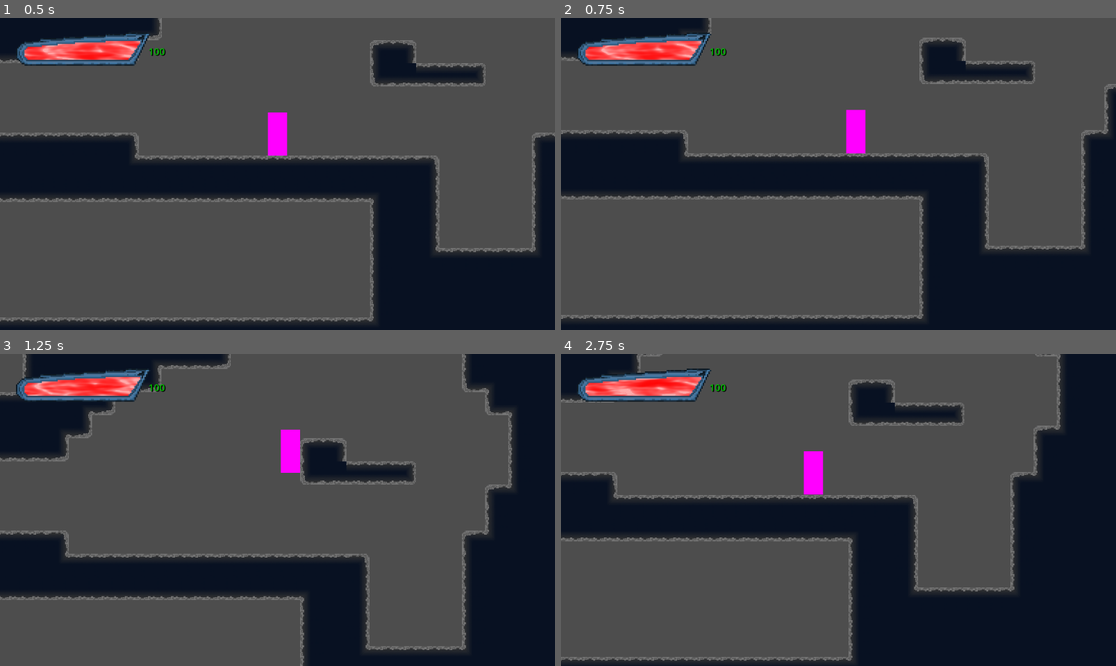
Above: before the commit, frames 1-4 (two rows, left to right).
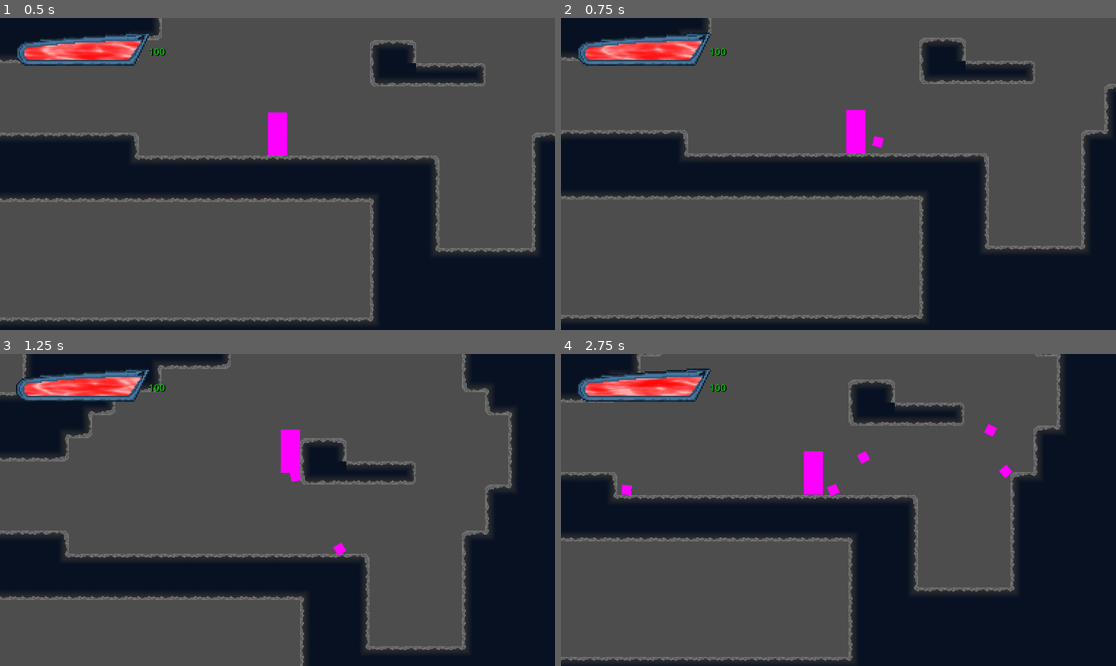
Above: after the commit, the same moments.

Repository: thebrightspark/PirateJam16-Game
Game: Godot game, scene res://Levels/main_test.tscn
The game is run twice, just before and just after one commit, with the same random seed, the same clock (stepped at 60 frames per second) and the same inputs.
Inputs (mouse positions are in pixels of both pictures, inside the frame that each line leads up to):
- Up to frame 1 (0.5 s): no input
- Up to frame 2 (0.75 s): move the mouse to (960, 158) at 0.52 s; press the mouse at (960, 158) at 0.53 s; hold D (Right) from 0.53 s (still down)
- Up to frame 3 (1.25 s): keep holding D (Right); tap Space (Jump) at 0.77, 0.8, 1.07 s
- Up to frame 4 (2.75 s): move the mouse to (727, 525) at 1.27 s; release the mouse at (727, 525) at 1.28 s; tap Space (Jump) at 1.35, 1.52, 1.82, 2.3 s; click (727, 525) at 1.55 s; move the mouse to (894, 441) at 2.02 s; release D (Right) at 2.03 s; press the mouse at (894, 441) at 2.03 s; hold A (Left) from 2.03 s (still down)

Frame 1 is identical in both runs. In frame 2, less than 0.1% of the frame differs, in the area x 56-59%, y 37-42%; in frame 3, 0.1%; in frame 4, 0.3%, in the area x 10-82%, y 22-46%.

Commit message:
Added basic attack projectile

Diff:
--- a/Levels/main_test.tscn
+++ b/Levels/main_test.tscn
@@ -118,151 +118,152 @@
 
 [node name="BakedCollisions" type="StaticBody2D" parent="TileMapLayer"]
 visible = false
+collision_layer = 2
+collision_mask = 57
 script = ExtResource("1_05fr6")
 tilemaplayers_nodepaths = Array[NodePath]([NodePath("..")])
 
 [node name="CollisionShape2D" type="CollisionShape2D" parent="TileMapLayer/BakedCollisions"]
 position = Vector2(-540, 0)
-shape = SubResource("RectangleShape2D_12780")
+shape = SubResource("RectangleShape2D_yb15w")
 
 [node name="CollisionShape2D2" type="CollisionShape2D" parent="TileMapLayer/BakedCollisions"]
 position = Vector2(-528, 108)
-shape = SubResource("RectangleShape2D_48q17")
+shape = SubResource("RectangleShape2D_0pcgc")
 
 [node name="CollisionShape2D3" type="CollisionShape2D" parent="TileMapLayer/BakedCollisions"]
 position = Vector2(-516, -216)
-shape = SubResource("RectangleShape2D_fs4nr")
+shape = SubResource("RectangleShape2D_dm853")
 
 [node name="CollisionShape2D4" type="CollisionShape2D" parent="TileMapLayer/BakedCollisions"]
 position = Vector2(-516, 144)
-shape = SubResource("RectangleShape2D_1ea3q")
+shape = SubResource("RectangleShape2D_wmawt")
 
 [node name="CollisionShape2D5" type="CollisionShape2D" parent="TileMapLayer/BakedCollisions"]
 position = Vector2(-504, -276)
-shape = SubResource("RectangleShape2D_ctf7f")
+shape = SubResource("RectangleShape2D_6e60u")
 
 [node name="CollisionShape2D6" type="CollisionShape2D" parent="TileMapLayer/BakedCollisions"]
 position = Vector2(-492, -324)
-shape = SubResource("RectangleShape2D_qqqrr")
+shape = SubResource("RectangleShape2D_i8lw3")
 
 [node name="CollisionShape2D7" type="CollisionShape2D" parent="TileMapLayer/BakedCollisions"]
 position = Vector2(-420, -372)
-shape = SubResource("RectangleShape2D_8255d")
+shape = SubResource("RectangleShape2D_egpo6")
 
 [node name="CollisionShape2D8" type="CollisionShape2D" parent="TileMapLayer/BakedCollisions"]
 position = Vector2(-396, -396)
-shape = SubResource("RectangleShape2D_js5bj")
+shape = SubResource("RectangleShape2D_ortc1")
 
 [node name="CollisionShape2D9" type="CollisionShape2D" parent="TileMapLayer/BakedCollisions"]
 position = Vector2(-372, -108)
-shape = SubResource("RectangleShape2D_h7ihk")
+shape = SubResource("RectangleShape2D_e1gsm")
 
 [node name="CollisionShape2D10" type="CollisionShape2D" parent="TileMapLayer/BakedCollisions"]
 position = Vector2(-360, -132)
-shape = SubResource("RectangleShape2D_8vb0i")
+shape = SubResource("RectangleShape2D_fnrk6")
 
 [node name="CollisionShape2D11" type="CollisionShape2D" parent="TileMapLayer/BakedCollisions"]
 position = Vector2(-348, -156)
-shape = SubResource("RectangleShape2D_sa4nt")
+shape = SubResource("RectangleShape2D_j4tmk")
 
 [node name="CollisionShape2D12" type="CollisionShape2D" parent="TileMapLayer/BakedCollisions"]
 position = Vector2(-324, -420)
-shape = SubResource("RectangleShape2D_vcqnm")
+shape = SubResource("RectangleShape2D_ay6v4")
 
 [node name="CollisionShape2D13" type="CollisionShape2D" parent="TileMapLayer/BakedCollisions"]
 position = Vector2(-300, -12)
-shape = SubResource("RectangleShape2D_6r2qh")
+shape = SubResource("RectangleShape2D_511ye")
 
 [node name="CollisionShape2D14" type="CollisionShape2D" parent="TileMapLayer/BakedCollisions"]
 position = Vector2(-144, 24)
-shape = SubResource("RectangleShape2D_liy1e")
+shape = SubResource("RectangleShape2D_ycn7k")
 
 [node name="CollisionShape2D15" type="CollisionShape2D" parent="TileMapLayer/BakedCollisions"]
 position = Vector2(-120, -180)
-shape = SubResource("RectangleShape2D_topfj")
+shape = SubResource("RectangleShape2D_c5x3p")
 
 [node name="CollisionShape2D16" type="CollisionShape2D" parent="TileMapLayer/BakedCollisions"]
 position = Vector2(-84, -216)
-shape = SubResource("RectangleShape2D_e22ax")
+shape = SubResource("RectangleShape2D_7oqyd")
 
 [node name="CollisionShape2D17" type="CollisionShape2D" parent="TileMapLayer/BakedCollisions"]
 position = Vector2(-72, -492)
-shape = SubResource("RectangleShape2D_4thaf")
+shape = SubResource("RectangleShape2D_n4og6")
 
 [node name="CollisionShape2D18" type="CollisionShape2D" parent="TileMapLayer/BakedCollisions"]
 position = Vector2(-72, -252)
-shape = SubResource("RectangleShape2D_os65a")
+shape = SubResource("RectangleShape2D_cmk7l")
 
 [node name="CollisionShape2D19" type="CollisionShape2D" parent="TileMapLayer/BakedCollisions"]
 position = Vector2(-72, 228)
-shape = SubResource("RectangleShape2D_80fjq")
+shape = SubResource("RectangleShape2D_a8wix")
 
 [node name="CollisionShape2D20" type="CollisionShape2D" parent="TileMapLayer/BakedCollisions"]
 position = Vector2(-60, -276)
-shape = SubResource("RectangleShape2D_7m5i6")
+shape = SubResource("RectangleShape2D_igg8o")
 
 [node name="CollisionShape2D21" type="CollisionShape2D" parent="TileMapLayer/BakedCollisions"]
 position = Vector2(120, -108)
-shape = SubResource("RectangleShape2D_fbvgk")
+shape = SubResource("RectangleShape2D_at4lq")
 
 [node name="CollisionShape2D22" type="CollisionShape2D" parent="TileMapLayer/BakedCollisions"]
 position = Vector2(132, 72)
-shape = SubResource("RectangleShape2D_2twxx")
+shape = SubResource("RectangleShape2D_pv6wi")
 
 [node name="CollisionShape2D23" type="CollisionShape2D" parent="TileMapLayer/BakedCollisions"]
 position = Vector2(156, -252)
-shape = SubResource("RectangleShape2D_8sl3d")
+shape = SubResource("RectangleShape2D_kuomk")
 
 [node name="CollisionShape2D24" type="CollisionShape2D" parent="TileMapLayer/BakedCollisions"]
 position = Vector2(156, -84)
-shape = SubResource("RectangleShape2D_pwl3k")
+shape = SubResource("RectangleShape2D_44uil")
 
 [node name="CollisionShape2D25" type="CollisionShape2D" parent="TileMapLayer/BakedCollisions"]
 position = Vector2(276, -420)
-shape = SubResource("RectangleShape2D_i66nj")
+shape = SubResource("RectangleShape2D_6wulb")
 
 [node name="CollisionShape2D26" type="CollisionShape2D" parent="TileMapLayer/BakedCollisions"]
 position = Vector2(276, -276)
-shape = SubResource("RectangleShape2D_o7dqs")
+shape = SubResource("RectangleShape2D_qmi1e")
 
 [node name="CollisionShape2D27" type="CollisionShape2D" parent="TileMapLayer/BakedCollisions"]
 position = Vector2(276, 132)
-shape = SubResource("RectangleShape2D_a5wcc")
+shape = SubResource("RectangleShape2D_2a5jn")
 
 [node name="CollisionShape2D28" type="CollisionShape2D" parent="TileMapLayer/BakedCollisions"]
 position = Vector2(300, -396)
-shape = SubResource("RectangleShape2D_2t1yk")
+shape = SubResource("RectangleShape2D_ac6sr")
 
 [node name="CollisionShape2D29" type="CollisionShape2D" parent="TileMapLayer/BakedCollisions"]
 position = Vector2(312, -372)
-shape = SubResource("RectangleShape2D_isjfl")
+shape = SubResource("RectangleShape2D_cwml3")
 
 [node name="CollisionShape2D30" type="CollisionShape2D" parent="TileMapLayer/BakedCollisions"]
 position = Vector2(360, -348)
-shape = SubResource("RectangleShape2D_fj86f")
+shape = SubResource("RectangleShape2D_6sddm")
 
 [node name="CollisionShape2D31" type="CollisionShape2D" parent="TileMapLayer/BakedCollisions"]
 position = Vector2(360, -216)
-shape = SubResource("RectangleShape2D_8ag2y")
+shape = SubResource("RectangleShape2D_l76db")
 
 [node name="CollisionShape2D32" type="CollisionShape2D" parent="TileMapLayer/BakedCollisions"]
 position = Vector2(360, 36)
-shape = SubResource("RectangleShape2D_8huap")
+shape = SubResource("RectangleShape2D_unkar")
 
 [node name="CollisionShape2D33" type="CollisionShape2D" parent="TileMapLayer/BakedCollisions"]
 position = Vector2(372, -156)
-shape = SubResource("RectangleShape2D_nf26c")
+shape = SubResource("RectangleShape2D_jqdbd")
 
 [node name="CollisionShape2D34" type="CollisionShape2D" parent="TileMapLayer/BakedCollisions"]
 position = Vector2(372, -48)
-shape = SubResource("RectangleShape2D_hlhm3")
+shape = SubResource("RectangleShape2D_cnmsm")
 
 [node name="CollisionShape2D35" type="CollisionShape2D" parent="TileMapLayer/BakedCollisions"]
 position = Vector2(384, -108)
-shape = SubResource("RectangleShape2D_4hyl2")
+shape = SubResource("RectangleShape2D_cek8c")
 
 [node name="Player" parent="." instance=ExtResource("3_c0c7p")]
-floor_constant_speed = true
 
 [node name="Overlay" parent="." node_paths=PackedStringArray("player") instance=ExtResource("4_kbfsw")]
 player = NodePath("../Player")
--- a/Levels/player_controller.gd
+++ b/Levels/player_controller.gd
@@ -1,25 +1,45 @@
 extends CharacterBody2D
 
-@export var MAX_HEALTH = 100
-@export var HEALTH = MAX_HEALTH
-@export var SPEED = 150.0
-@export var JUMP_VELOCITY = 400.0
+@export var max_health = 100
+@export var health = max_health
+@export var speed = 150.0
+@export var jump_speed = 400.0
+@export var attack_cooldown_millis = 500
+
+var projectile: PackedScene = preload("res://Projectile/projectile.tscn")
+var last_attack_timestamp = 0.0
 
 func _physics_process(delta: float) -> void:
+	handle_movement(delta)
+	handle_attacking()
+
+func handle_movement(delta: float) -> void:
 	# Add the gravity
 	if not is_on_floor():
 		velocity += get_gravity() * delta
 
 	# Handle jump
 	if Input.is_action_pressed("Jump") and is_on_floor():
-		velocity.y = -JUMP_VELOCITY
+		velocity.y = -jump_speed
 
 	# Handle horizontal movement
 	if Input.is_action_pressed("Left"):
-		velocity.x = -SPEED
+		velocity.x = -speed
 	elif Input.is_action_pressed("Right"):
-		velocity.x = SPEED
+		velocity.x = speed
 	else:
 		velocity.x = 0
 
 	move_and_slide()
+
+func handle_attacking() -> void:
+	var time = Time.get_ticks_msec()
+	var is_after_cooldown = time > last_attack_timestamp + attack_cooldown_millis
+	if is_after_cooldown and Input.is_action_pressed("Click"):
+		last_attack_timestamp = time
+		var mouse_pos = get_global_mouse_position()
+		var look_vec = (mouse_pos - self.global_position).normalized()
+		var instance: Node2D = projectile.instantiate()
+		instance.global_position = self.global_position + (look_vec * 15)
+		instance.look_at(mouse_pos)
+		add_sibling(instance)
--- a/Overlay/overlay.gd
+++ b/Overlay/overlay.gd
@@ -17,11 +17,11 @@
 	update_health()
 
 func update_health() -> void:
-	var health = player.HEALTH
+	var health = player.health
 	if health == last_health:
 		return
 	last_health = health
-	var healthPercentage: float = float(health) / float(player.MAX_HEALTH)
+	var healthPercentage: float = float(health) / float(player.max_health)
 	print("health: ", healthPercentage)
 
 	if health_label.visible:
--- /dev/null
+++ b/Projectile/projectile.gd
@@ -0,0 +1,24 @@
+extends RigidBody2D
+
+@export var lifetime = 5
+@export var speed = 200
+@export var drag = 5
+@export var bounce = 0
+@export var pierce = 0
+@export var homing = false
+@export var homing_range = 20
+
+var age: float = 0
+var velocity = Vector2(0, -speed)
+
+func _ready() -> void:
+	self.apply_central_impulse(velocity.rotated(global_rotation).rotated(deg_to_rad(90)))
+
+# Called every frame. 'delta' is the elapsed time since the previous frame.
+func _process(delta: float) -> void:
+	age += 1.0 * delta
+	if age >= lifetime:
+		queue_free()
+
+func _integrate_forces(state: PhysicsDirectBodyState2D) -> void:
+	pass
--- /dev/null
+++ b/Projectile/projectile.tscn
@@ -0,0 +1,23 @@
+[gd_scene load_steps=4 format=3 uid="uid://cucufcbiws0qs"]
+
+[ext_resource type="Script" path="res://Projectile/projectile.gd" id="1_yu4pw"]
+
+[sub_resource type="CircleShape2D" id="CircleShape2D_tr85s"]
+radius = 5.0
+
+[sub_resource type="PlaceholderTexture2D" id="PlaceholderTexture2D_1bwpk"]
+size = Vector2(10, 10)
+
+[node name="Projectile" type="RigidBody2D"]
+collision_layer = 8
+collision_mask = 18
+mass = 0.005
+can_sleep = false
+custom_integrator = true
+script = ExtResource("1_yu4pw")
+
+[node name="CollisionShape2D" type="CollisionShape2D" parent="."]
+shape = SubResource("CircleShape2D_tr85s")
+
+[node name="Sprite2D" type="Sprite2D" parent="."]
+texture = SubResource("PlaceholderTexture2D_1bwpk")
--- a/player.tscn
+++ b/player.tscn
@@ -10,8 +10,8 @@
 
 [node name="CharacterBody2D" type="CharacterBody2D"]
 position = Vector2(0, -45)
+collision_mask = 50
 script = ExtResource("1_f71sg")
-HEALTH = 100
 
 [node name="CollisionShape2D" type="CollisionShape2D" parent="."]
 shape = SubResource("CapsuleShape2D_74hco")
--- a/project.godot
+++ b/project.godot
@@ -53,6 +53,14 @@
 ]
 }
 
+[layer_names]
+
+2d_physics/layer_1="Player"
+2d_physics/layer_2="Environment"
+2d_physics/layer_4="Player Projectiles"
+2d_physics/layer_5="Enemies"
+2d_physics/layer_6="Enemy Projectiles"
+
 [physics]
 
 2d/solver/contact_max_allowed_penetration=0.01
Not shown: 1 places in Levels/main_test.tscn that only renumber resources
